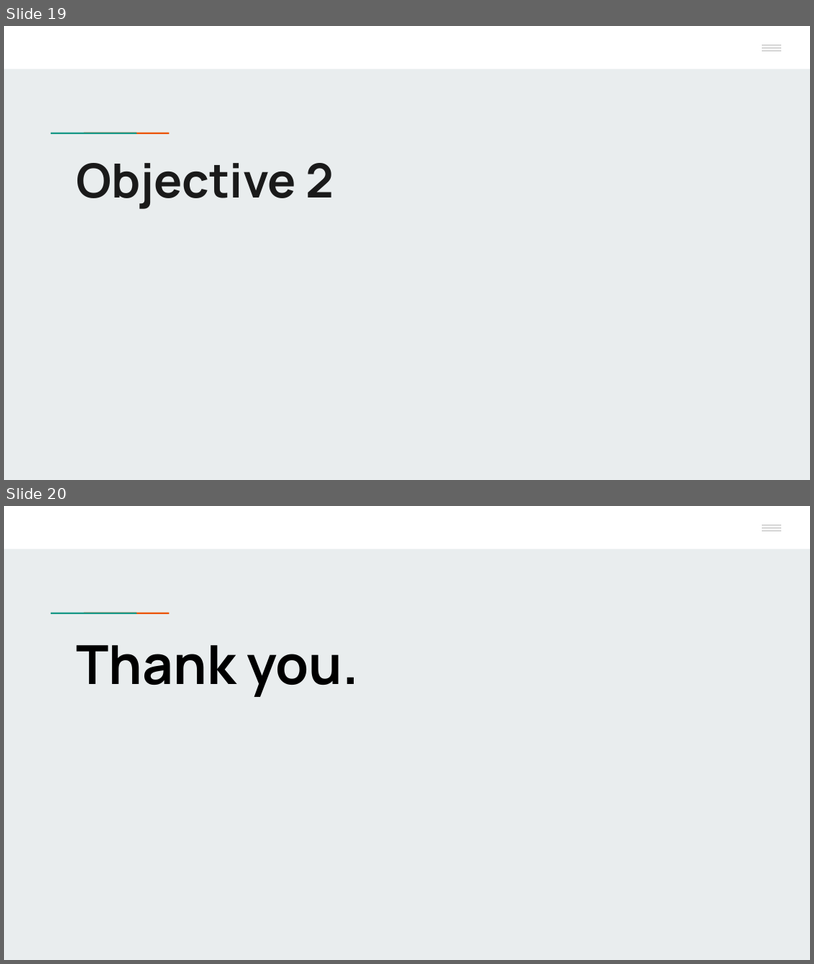
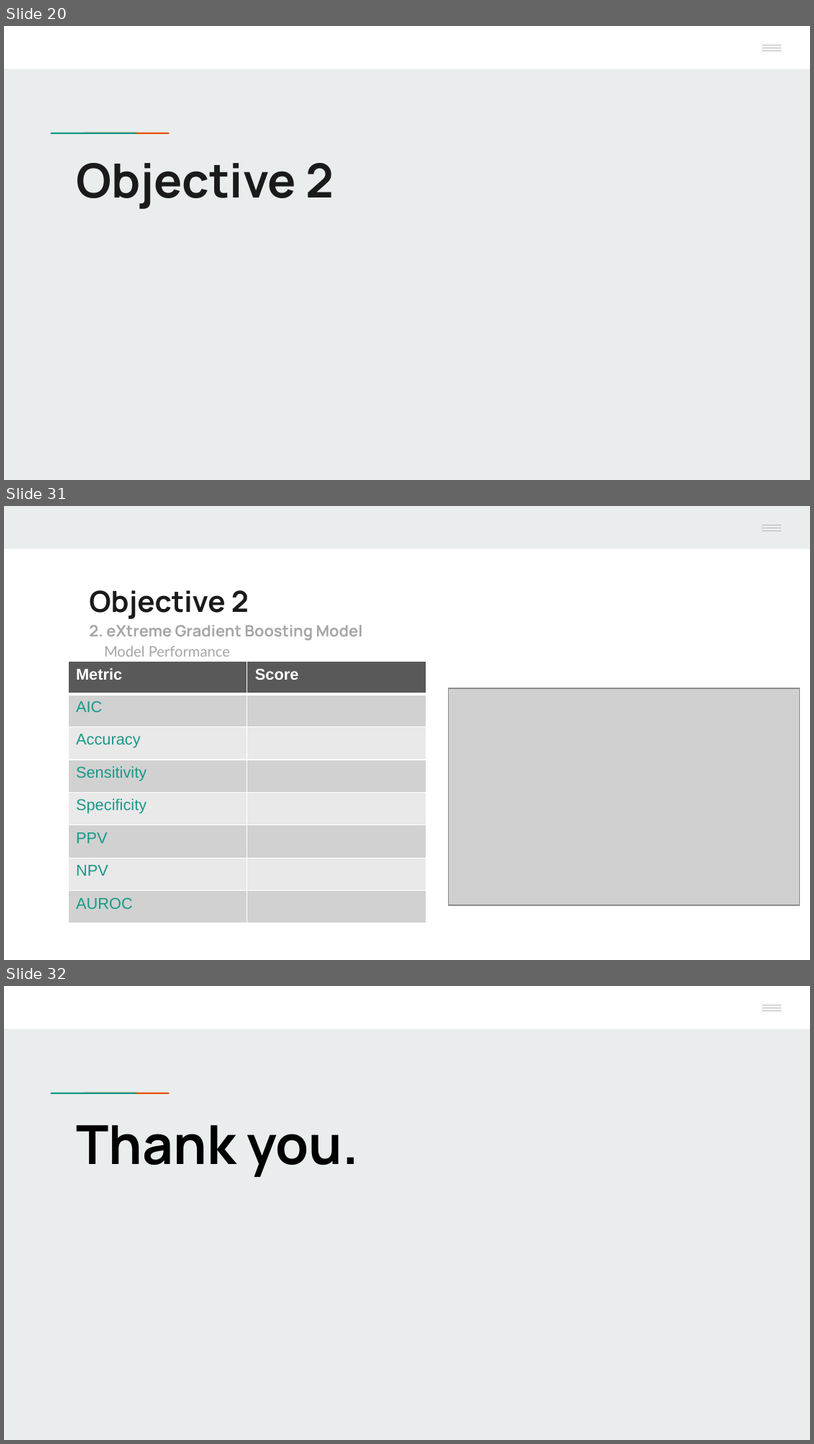
Before and after one commit to Mr-Chang95/Bank-Marketing-Analysis-Logistic-Regression, a slide deck: Project2_Chang_Craus_Yule.pptx. Shown one above the other, each under a label of ours: slides 19 and 20 before the commit, slides 20, 31 and 32 after it; the slides between them are not shown. The pictures are 814x964 and 814x1444 pixels, drawn with LibreOffice and Linux fonts; fonts in the diff are those of the drawing; grey boxes stand for pictures; background and template pictures are left out. Boxes give left, top, right and bottom in pixels: in the first picture for what was removed or moved away, otherwise in the second. Text is boxed around its words. In the diff, an @@ line names an element or a change of style, - is before the commit and + after.

```diff
--- a/Project2_Chang_Craus_Yule.pptx
+++ b/Project2_Chang_Craus_Yule.pptx
@@ slide 31 added at (x1=4, y1=506, x2=810, y2=960), background #FFFFFF; not listed: 3 template elements that a slide beside it also shows @@
@@ rectangle added at (x1=4, y1=506, x2=810, y2=548), fill #E9EDEE @@
@@ rectangle added at (x1=735, y1=506, x2=810, y2=546), fill #E9EDEE @@
@@ text added at (x1=89, y1=590, x2=363, y2=656), 14 pt, text #A6A6A6, bold @@
+Objective 2
+2. eXtreme Gradient Boosting Model
+Model Performance
@@ table added at (x1=67, y1=662, x2=426, y2=923), 8 rows, 2 columns @@
+Metric | Score
+AIC | 
+Accuracy | 
+Sensitivity | 
+Specificity | 
+PPV | 
+NPV | 
+AUROC | 
@@ picture added at (x1=448, y1=688, x2=800, y2=905) @@
@@ what was slide 19 is now slide 20 @@
@@ what was slide 20 is now slide 32 @@
```
Also in this commit, not shown: 4 slides changed, 11 other slides added, 1 other file.
